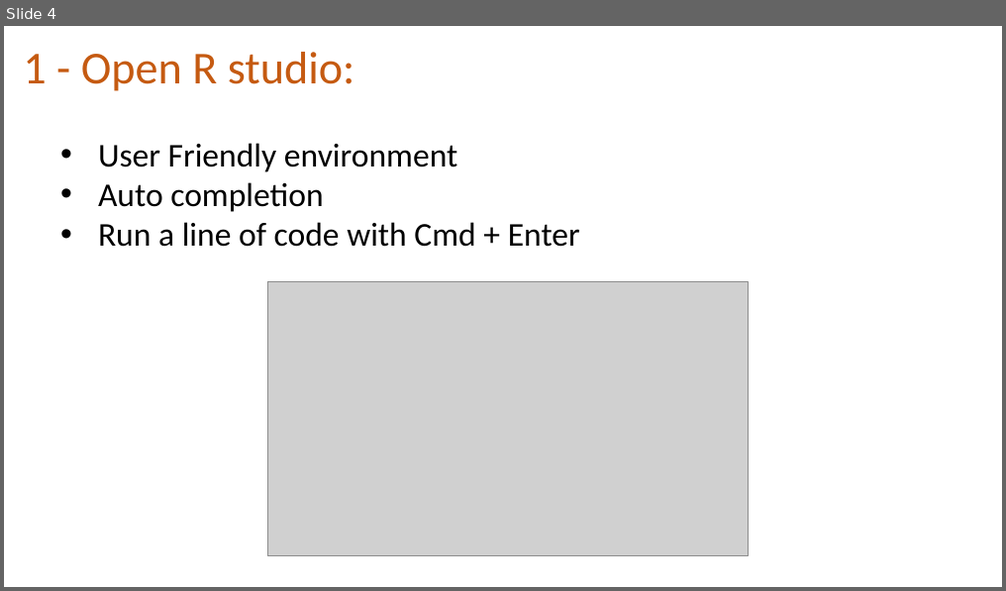
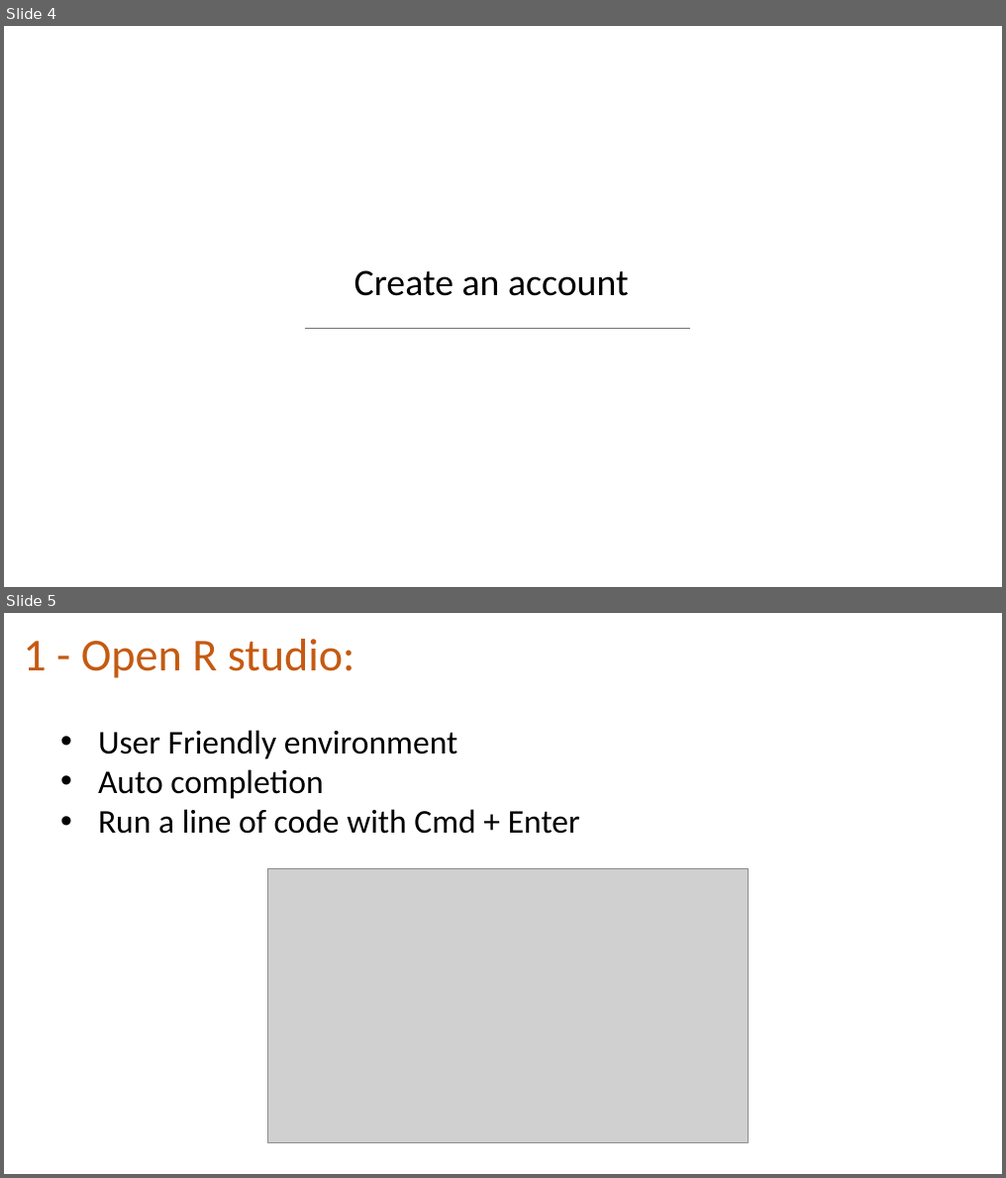
Before and after one commit to holtzy/Teaching, a slide deck: Intro_Github.pptx. Shown one above the other, each under a label of ours: slide 4 before the commit, slides 4 and 5 after it. The pictures are 1006x591 and 1006x1178 pixels, drawn with LibreOffice and Linux fonts; fonts in the diff are those of the drawing; grey boxes stand for pictures; background and template pictures are left out. Boxes give left, top, right and bottom in pixels: in the first picture for what was removed or moved away, otherwise in the second. Text is boxed around its words. In the diff, an @@ line names an element or a change of style, - is before the commit and + after.

```diff
--- a/Intro_Github.pptx
+++ b/Intro_Github.pptx
@@ slide 4 added at [4, 26, 1002, 587], background picture (left out) @@
@@ text added at [354, 271, 629, 296], 36 pt, text #000000 @@
+Create an account
@@ line added from (305, 328) to (690, 328), #767171 0.5 pt @@
@@ what was slide 4 is now slide 5 @@
```
Also in this commit, not shown: 1 slide changed, 2 other slides added, 2 slides removed.
